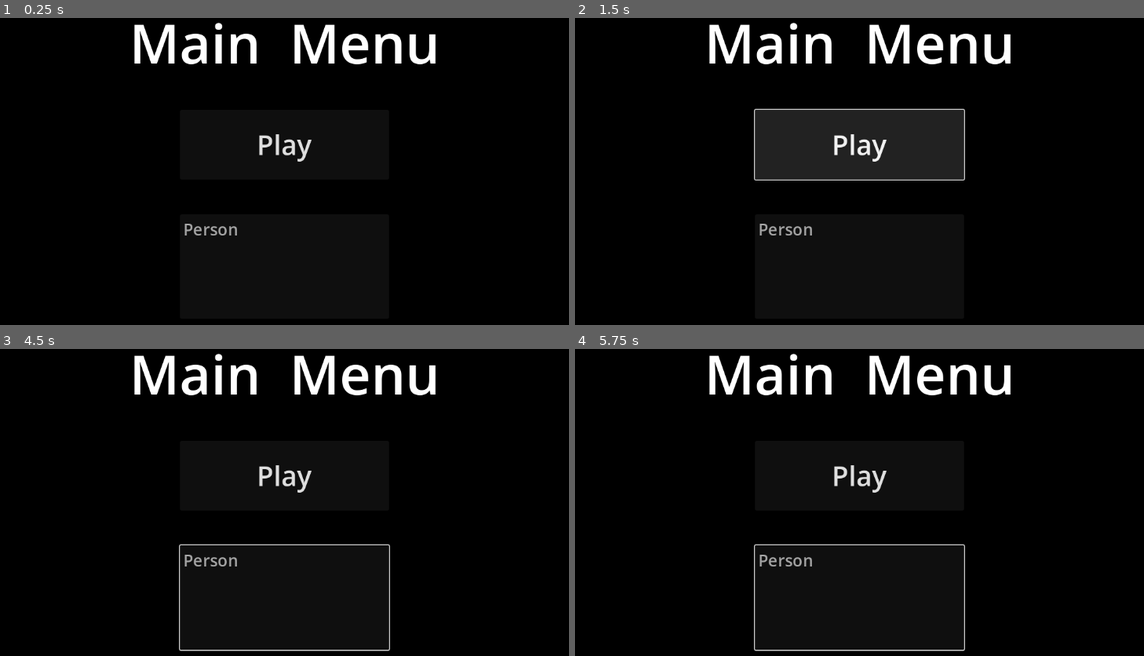
Above: before the commit, frames 1-4 (two rows, left to right).
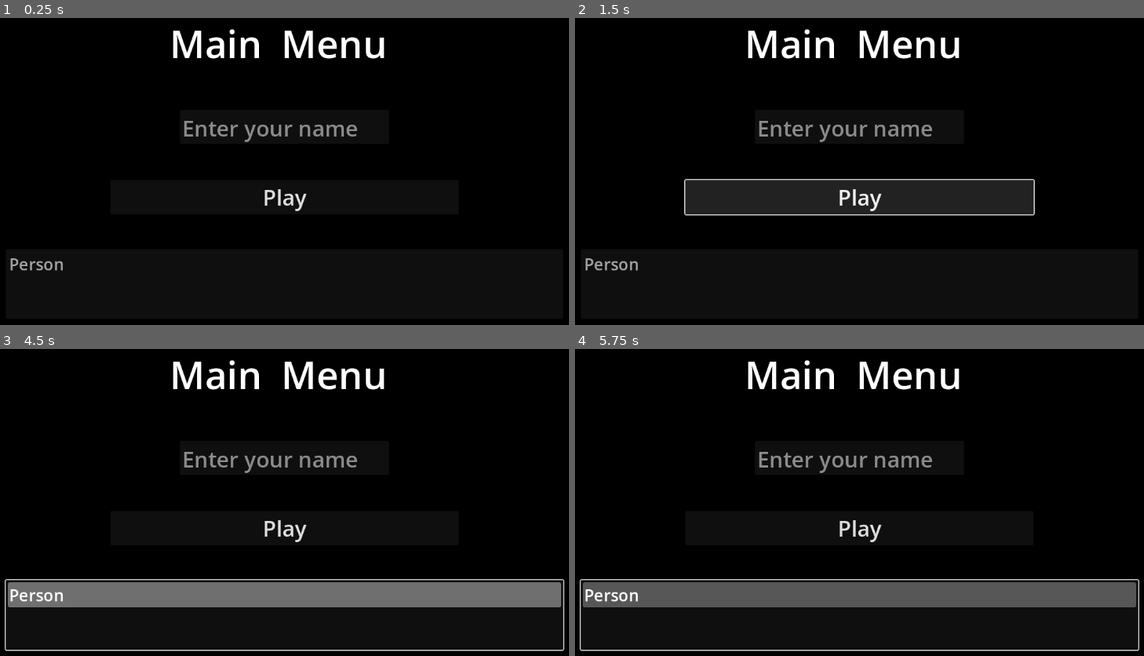
Above: after the commit, the same moments.

Repository: SafiaEzzahir/midnight-day-1
Game: Godot game, scene res://scenes/main_menu.tscn
The game is run twice, just before and just after one commit, with the same random seed, the same clock (stepped at 60 frames per second) and the same inputs. The project has no main scene, so this scene is started directly.
Inputs (mouse positions are in pixels of both pictures, inside the frame that each line leads up to):
- Up to frame 1 (0.25 s): no input
- Up to frame 2 (1.5 s): click "Play" at 0.5 s; click "Play" at 1.25 s
- Up to frame 3 (4.5 s): tap Enter at 2, 3.5 s; move the mouse to (421, 496) at 2.02 s; hold Right 2.03-2.78 s; click (421, 496) at 2.1 s; tap Space at 2.75, 4.25 s; move the mouse to (159, 530) at 2.77 s; hold Down 2.78-3.53 s; tap Alt at 2.85 s; move the mouse to (347, 434) at 3.52 s; hold Right 3.53-4.28 s; tap Shift at 3.6 s; move the mouse to (250, 582) at 4.27 s; hold Up from 4.28 s (still down); click (250, 582) at 4.35 s
- Up to frame 4 (5.75 s): tap Enter at 5 s; move the mouse to (1047, 566) at 5.02 s; release Up at 5.03 s; hold Left from 5.03 s (still down); tap Alt at 5.1 s

The runs differ from the first frame. In frame 1, 4.4% of the frame differs, in the area x 1-77%, y 1-83%; in frame 2, 16%, in the area x 1-81%, y 1-83%; in frame 3, 13%; in frame 4, 13%.

Commit message:
Added adding a name

Diff:
--- a/midnight1/scenes/main_menu.tscn
+++ b/midnight1/scenes/main_menu.tscn
@@ -5,10 +5,10 @@
 [node name="MainMenu" type="Node2D"]
 
 [node name="TextureRect" type="TextureRect" parent="."]
-offset_left = -296.0
-offset_top = -176.0
-offset_right = 1528.0
-offset_bottom = 1176.0
+offset_left = -400.0
+offset_top = -112.0
+offset_right = 1424.0
+offset_bottom = 1240.0
 texture = ExtResource("1_l6cm7")
 
 [node name="CanvasLayer" type="CanvasLayer" parent="."]
@@ -17,26 +17,35 @@
 anchors_preset = 5
 anchor_left = 0.5
 anchor_right = 0.5
-offset_left = -285.5
-offset_right = 285.5
-offset_bottom = 137.0
+offset_left = -210.75
+offset_top = 22.0
+offset_right = 210.75
+offset_bottom = 118.0
 grow_horizontal = 2
-theme_override_font_sizes/font_size = 100
+theme_override_font_sizes/font_size = 70
 text = "Main  Menu"
 
 [node name="PlayButton" type="Button" parent="."]
-offset_left = 384.0
-offset_top = 192.0
-offset_right = 768.0
-offset_bottom = 320.0
-theme_override_font_sizes/font_size = 50
+offset_left = 256.0
+offset_top = 321.0
+offset_right = 896.0
+offset_bottom = 384.0
+theme_override_font_sizes/font_size = 40
 text = "Play"
 
 [node name="ItemList" type="ItemList" parent="."]
-offset_left = 384.0
-offset_top = 384.0
-offset_right = 768.0
+offset_left = 64.0
+offset_top = 448.0
+offset_right = 1088.0
 offset_bottom = 576.0
 theme_override_font_sizes/font_size = 30
 item_count = 1
 item_0/text = "Person"
+
+[node name="TextEdit" type="TextEdit" parent="."]
+offset_left = 384.0
+offset_top = 192.0
+offset_right = 768.0
+offset_bottom = 256.0
+theme_override_font_sizes/font_size = 40
+placeholder_text = "Enter your name"
